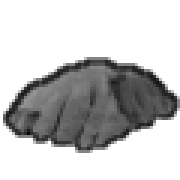
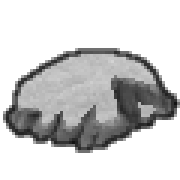
Layers edited between the first and the second 180 × 180 image:
added layer "snow line" above "snow" over [3, 48, 180, 153]
added layer "snow" above "line" over [12, 51, 165, 132]
hid "line" over [3, 57, 180, 153]
